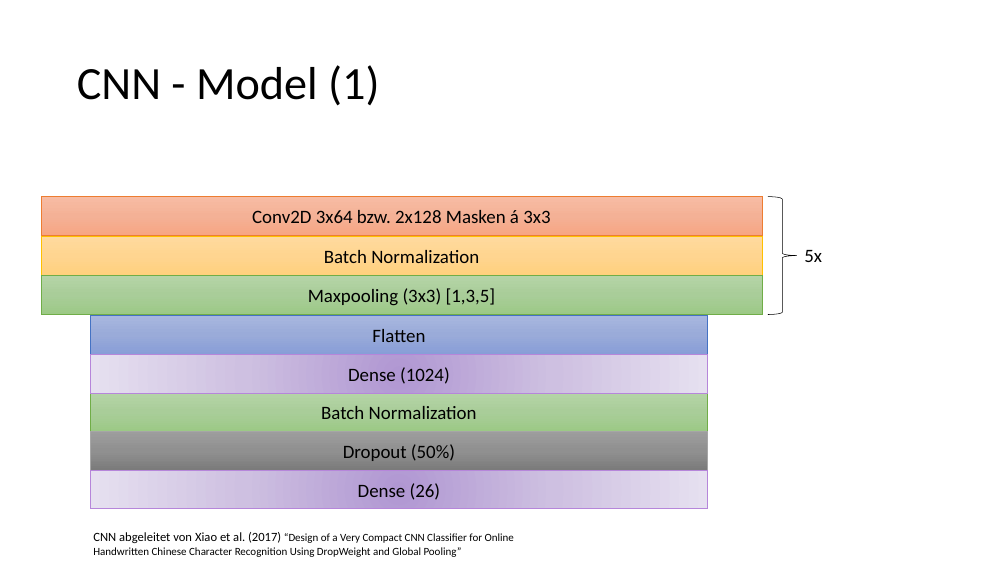
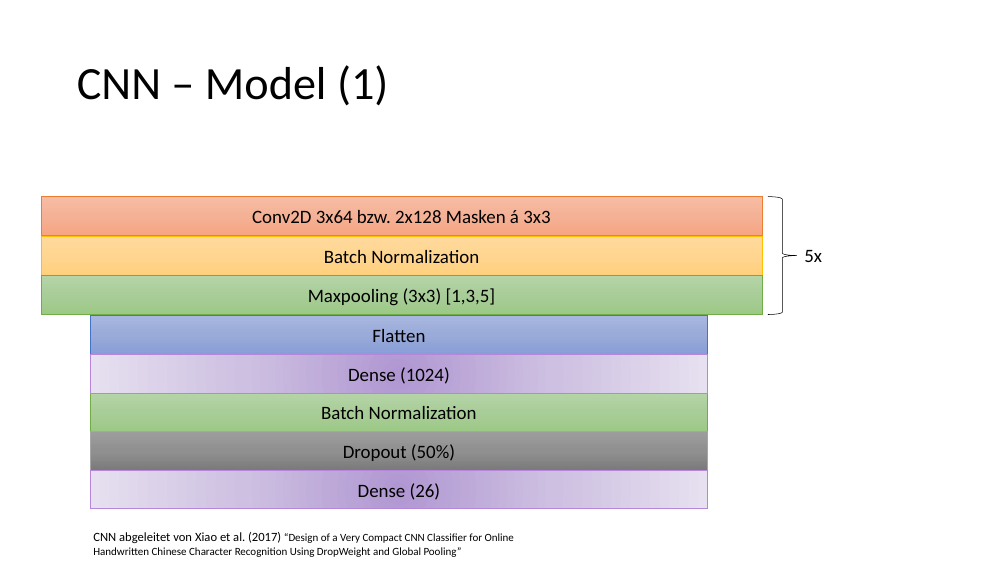
Before and after one commit to ageinpee/ComputerVision, a slide deck: slide 9 of project/Präsentation CV-Prak [Di].pptx. Drawn at 1008x567 pixels with LibreOffice and Linux fonts; fonts in the diff are those of the drawing. Boxes give left, top, right and bottom in pixels: in the first picture for what was removed or moved away, otherwise in the second. Text is boxed around its words. In the diff, an @@ line names an element or a change of style, - is before the commit and + after.

Commit message:
added stuff to the presentation

```diff
--- a/project/Präsentation CV-Prak [Di].pptx
+++ b/project/Präsentation CV-Prak [Di].pptx
@@ title at bbox=[77, 65, 388, 106]: text changed @@
-CNN - Model (1)
+CNN – Model (1)
```
